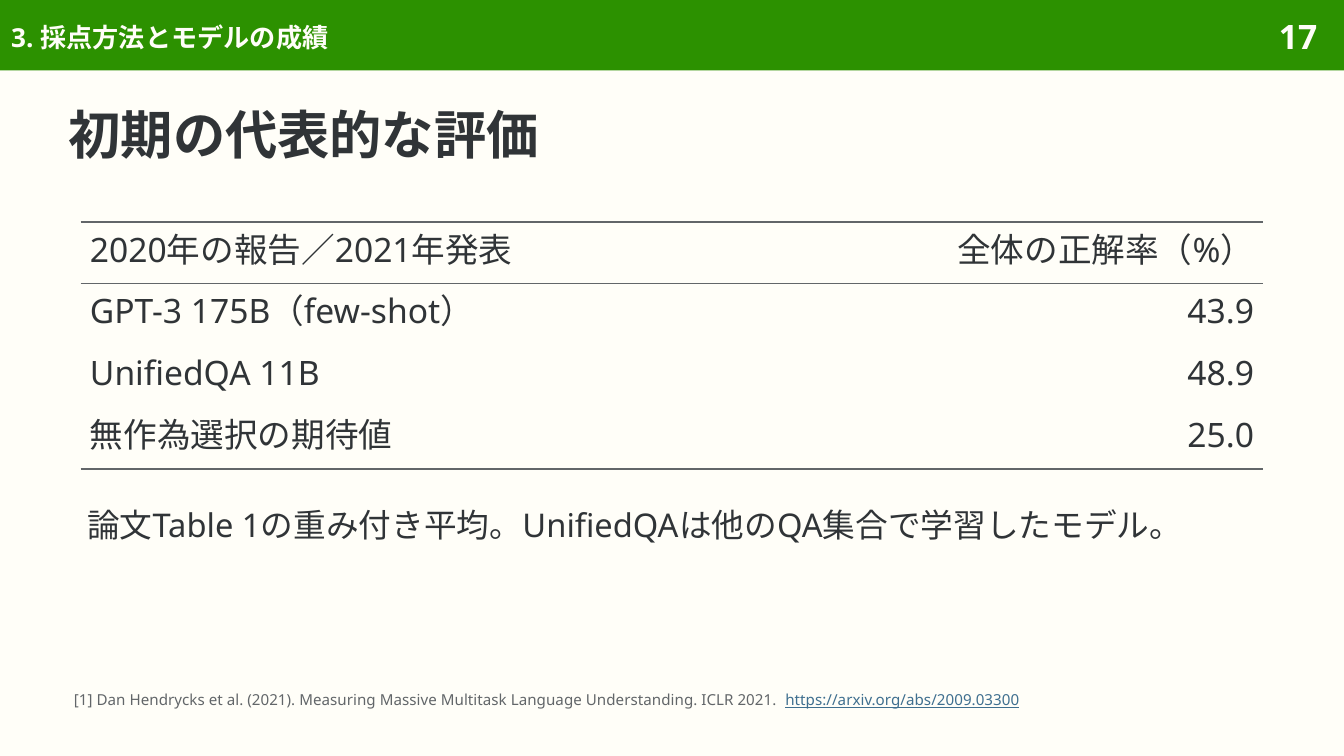
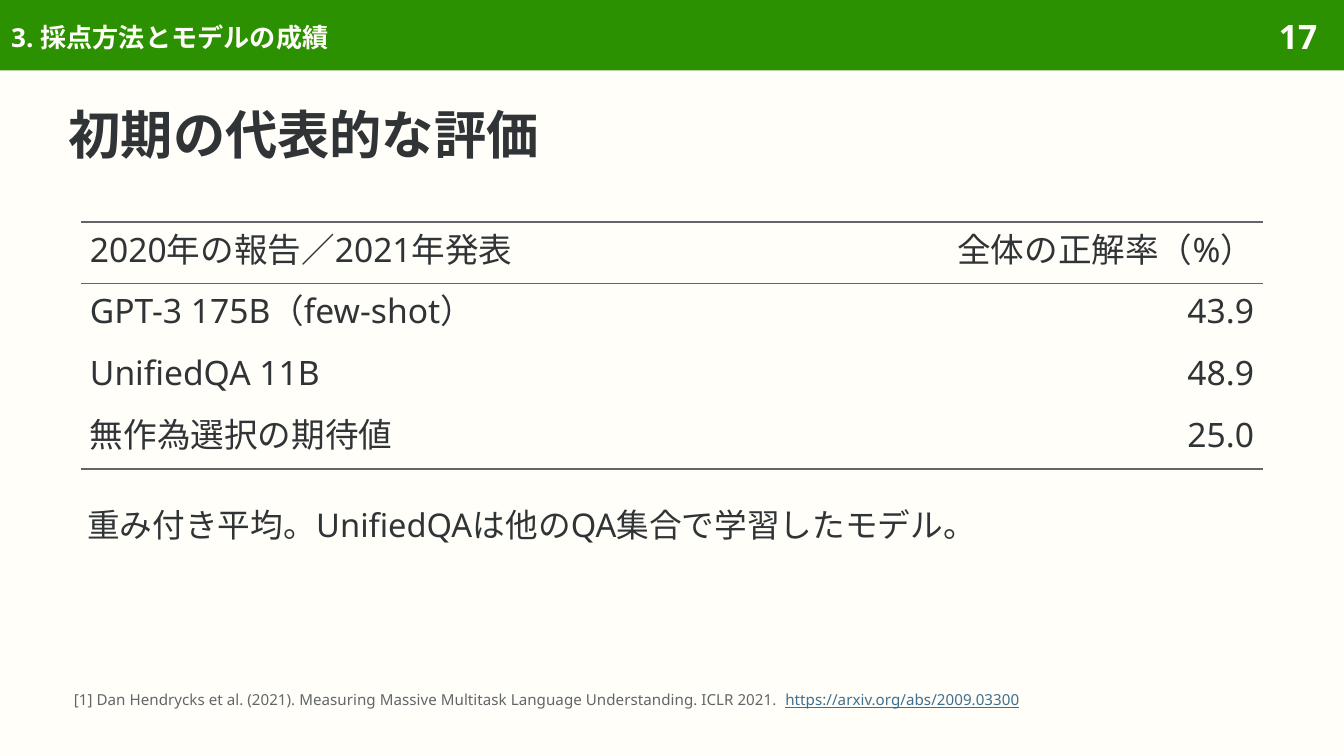
Before and after one commit to sasakiy84/datasets-in-10-minutes, a slide deck: slide 17 of slides/datasets-in-10-minutes-mmlu.pptx. Drawn at 1344x756 pixels with LibreOffice and Linux fonts; fonts in the diff are those of the drawing. Boxes give left, top, right and bottom in pixels: in the first picture for what was removed or moved away, otherwise in the second. Text is boxed around its words. In the diff, an @@ line names an element or a change of style, - is before the commit and + after.

```diff
--- a/slides/datasets-in-10-minutes-mmlu.pptx
+++ b/slides/datasets-in-10-minutes-mmlu.pptx
@@ text at [87, 509, 975, 543]: text changed @@
-論文Table 1の重み付き平均。UnifiedQAは他のQA集合で学習したモデル。
+重み付き平均。UnifiedQAは他のQA集合で学習したモデル。
```
Also in this commit, not shown: 13 other slides changed, 8 other files.
